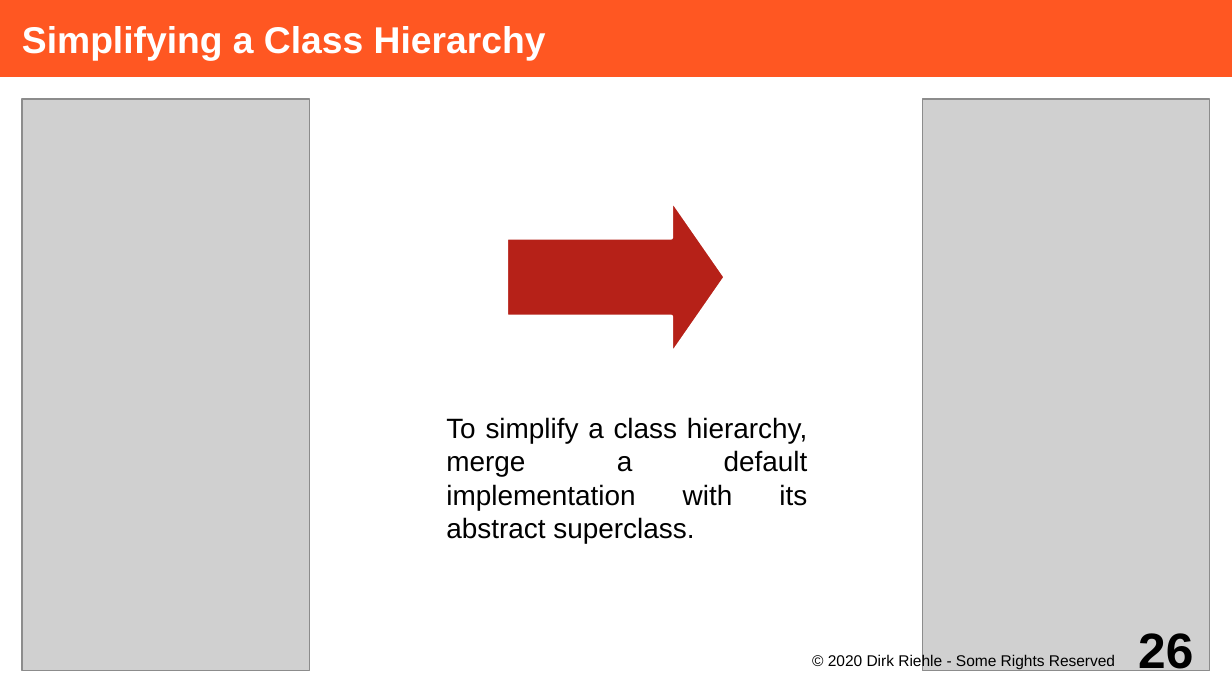
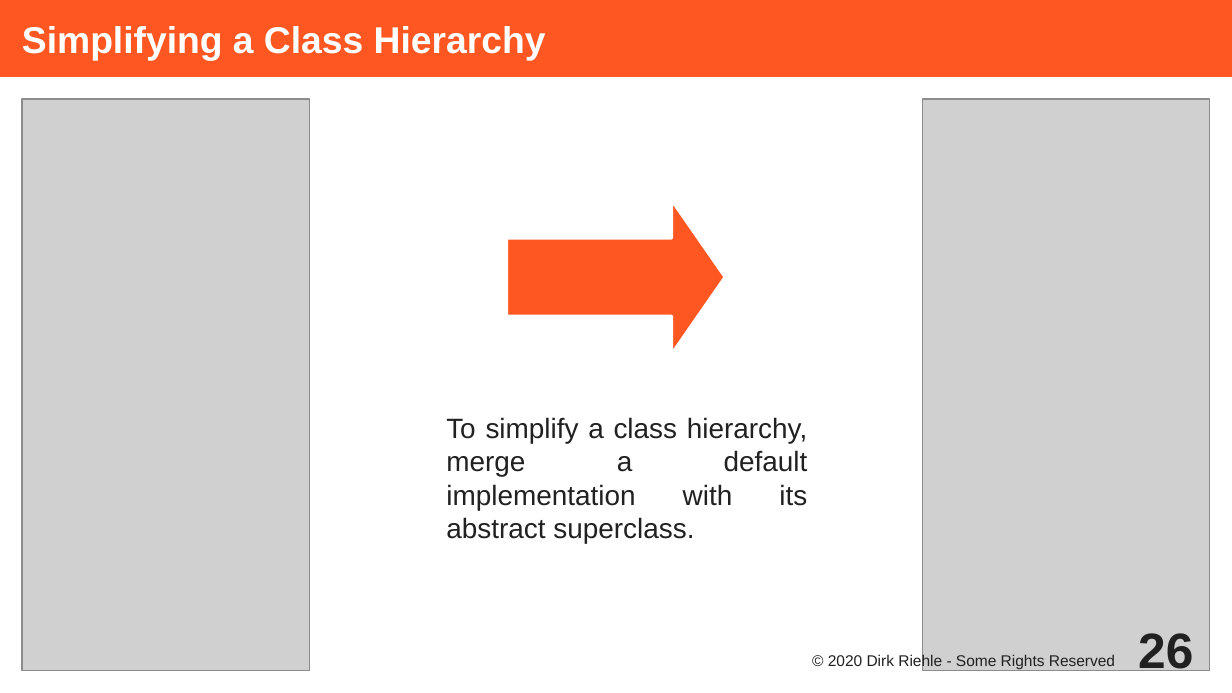
Before and after one commit to dirkriehle/adap-course, a slide deck: slide 26 of Lecture Slides/ADAP C04 - Subtyping and Inheritance.odp. Drawn at 1232x693 pixels with LibreOffice and Linux fonts; fonts in the diff are those of the drawing; grey boxes stand for pictures. Boxes give left, top, right and bottom in pixels: in the first picture for what was removed or moved away, otherwise in the second. Text is boxed around its words. In the diff, an @@ line names an element or a change of style, - is before the commit and + after.

```diff
--- a/Lecture Slides/ADAP C04 - Subtyping and Inheritance.odp
+++ b/Lecture Slides/ADAP C04 - Subtyping and Inheritance.odp
@@ right arrow at [506,198,727,357]: fill #B62118 to #FF5722 @@
@@ text colour #000000 to #212121 in 3 elements at [446,417,808,544], [828,654,1115,670], [1138,633,1193,678] @@
```
Also in this commit, not shown: 31 other slides changed, 12 other files.
